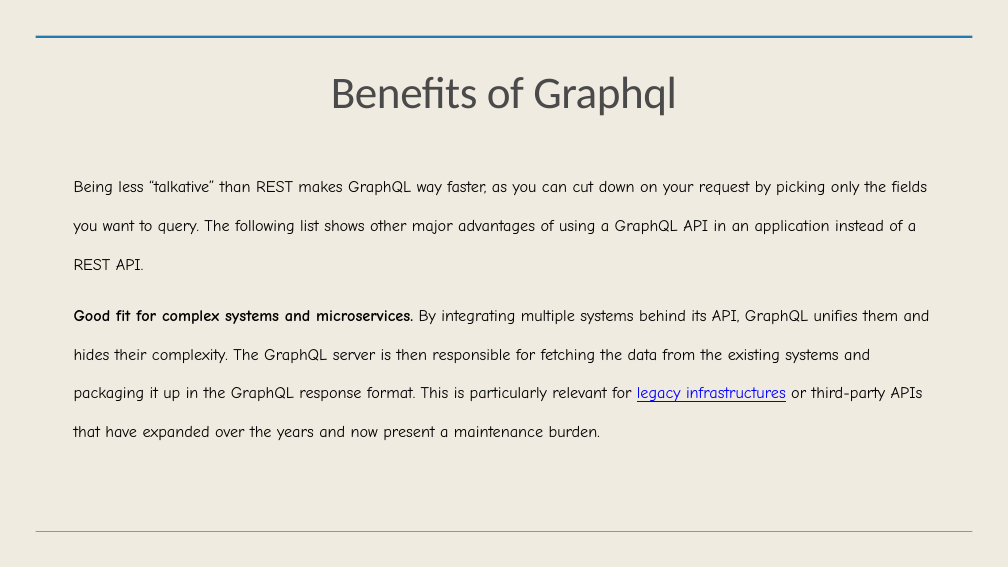
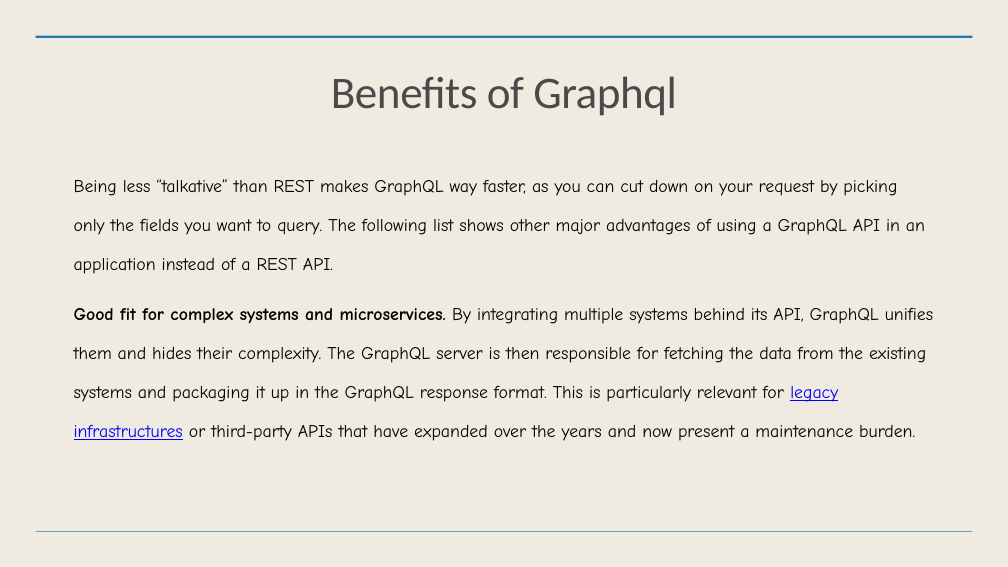
Before and after one commit to dameeta/graphql, a slide deck: slide 9 of graphql.pptx. Drawn at 1008x567 pixels with LibreOffice and Linux fonts; fonts in the diff are those of the drawing. Boxes give left, top, right and bottom in pixels: in the first picture for what was removed or moved away, otherwise in the second. Text is boxed around its words. In the diff, an @@ line names an element or a change of style, - is before the commit and + after.

```diff
--- a/graphql.pptx
+++ b/graphql.pptx
@@ text "Being less “talkative” than REST ..." at [74,179,933,441]: size 31 to 34 pt @@
```
Also in this commit, not shown: 1 other slide changed, 39 slides added, 1 other file.
